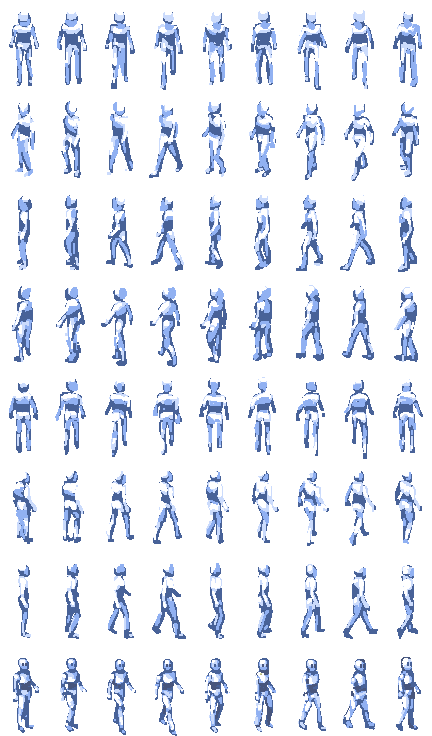
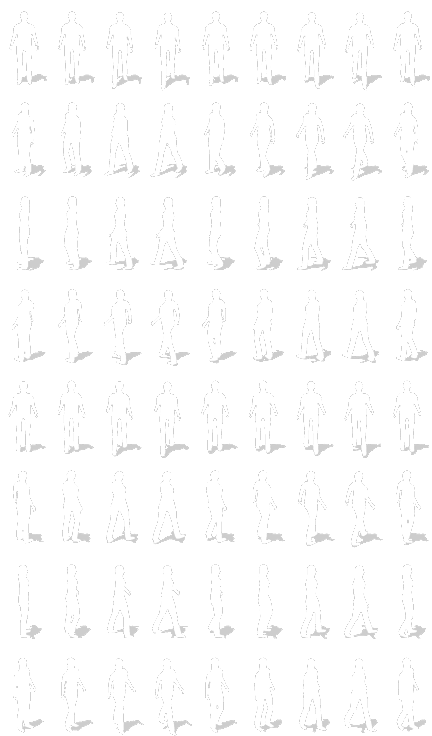
Comparing the layer stacks of the two (432, 736) images. Changes:
hid "Layer 7" over [9, 19, 422, 635]
hid "Layer 6" over [13, 10, 417, 675]
hid "Layer 5" over [10, 10, 421, 638]
hid "Layer 4" over [9, 10, 423, 639]
hid "Layer 3" over [13, 657, 421, 736]
added layer "Layer 8 copy" above "Layer 8" over [8, 11, 430, 736]
added layer "Layer 8" above "Layer 0" over [8, 11, 430, 736]
